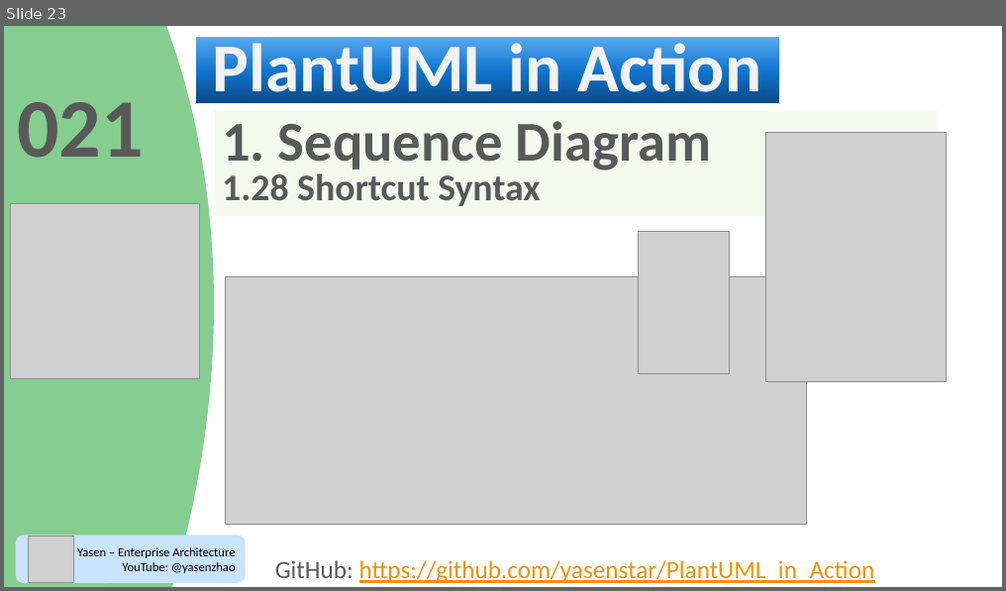
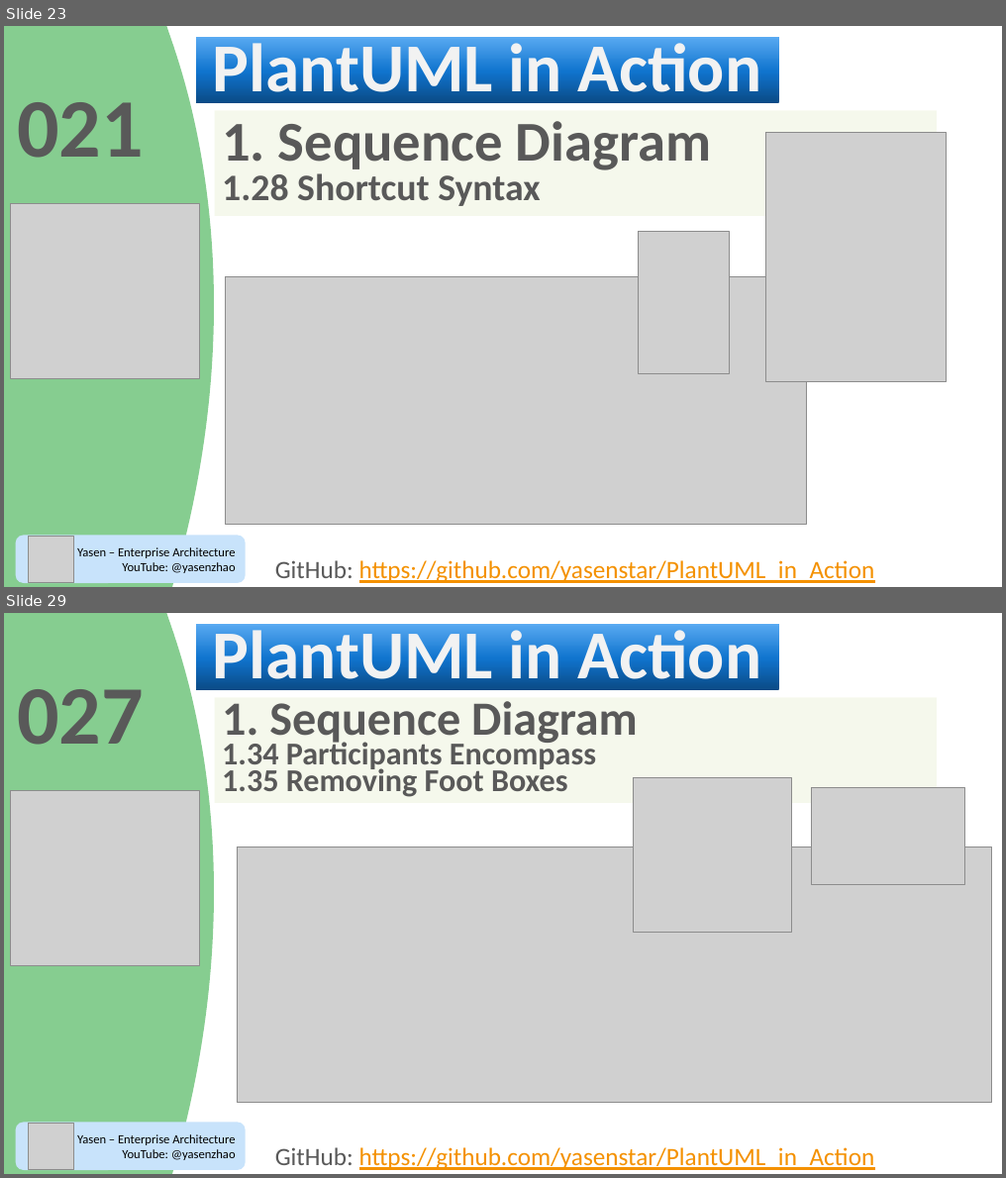
Before and after one commit to yasenstar/PlantUML_in_Action, a slide deck: PlantUML_in_Action.pptx. Shown one above the other, each under a label of ours: slide 23 before the commit, slides 23 and 29 after it; the slides between them are not shown. The pictures are 1006x591 and 1006x1178 pixels, drawn with LibreOffice and Linux fonts; fonts in the diff are those of the drawing; grey boxes stand for pictures; background and template pictures are left out; a plain dark background stands for a picture behind light text. Boxes give left, top, right and bottom in pixels: in the first picture for what was removed or moved away, otherwise in the second. Text is boxed around its words. In the diff, an @@ line names an element or a change of style, - is before the commit and + after.

```diff
--- a/PlantUML_in_Action.pptx
+++ b/PlantUML_in_Action.pptx
@@ slide 29 added at <box>4,613,1002,1174</box>, background picture (left out); not listed: 3 template elements that a slide beside it also shows @@
@@ title added at <box>196,624,779,691</box>, fill gradient #0A4A85 to #1074CE to #59AAF2, 66 pt, text #F2F2F2, bold @@
+PlantUML in Action
@@ text added at <box>17,689,144,745</box>, 80 pt, text #595959, bold @@
+027
@@ rectangle added at <box>214,697,937,803</box>, fill #EDF3DB at 50% opacity, 30.6 pt, text #595959, bold @@
+1. Sequence Diagram
+1.34 Participants Encompass
+1.35 Removing Foot Boxes
@@ picture added at <box>10,790,199,965</box> @@
@@ picture added at <box>634,777,792,932</box> @@
@@ picture added at <box>812,788,965,884</box> @@
@@ picture added at <box>237,848,992,1103</box> @@
@@ rounded rectangle added at <box>15,1122,245,1170</box>, fill #C8E3FB, 12 pt, text #000000 @@
+Yasen – Enterprise Architecture
+YouTube: @yasenzhao
@@ picture added at <box>28,1123,73,1170</box> @@
@@ text added at <box>275,1148,875,1170</box>, 24 pt, text #F49100, underline @@
+GitHub: https://github.com/yasenstar/PlantUML_in_Action
```
Also in this commit, not shown: 13 other slides added, 16 other files.
